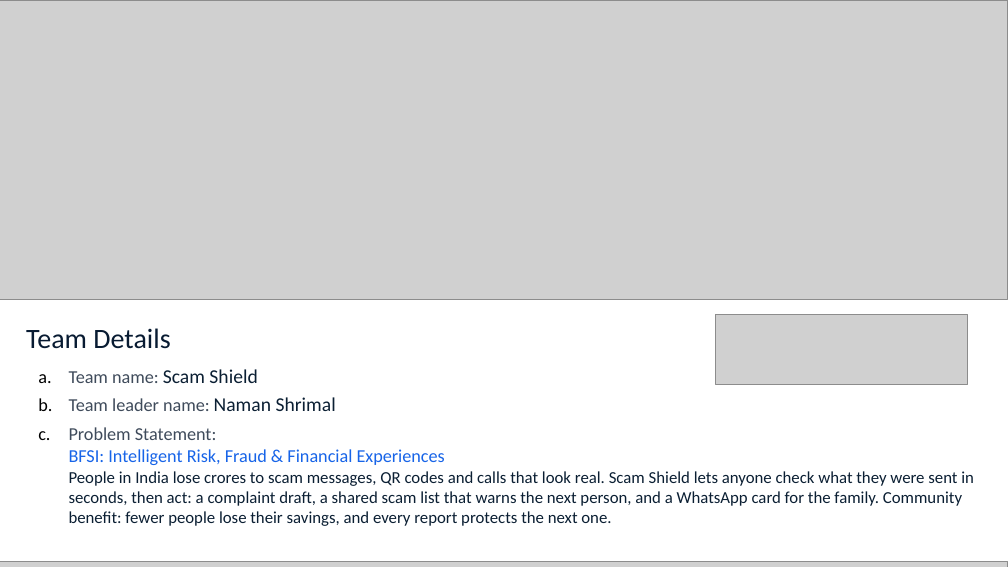
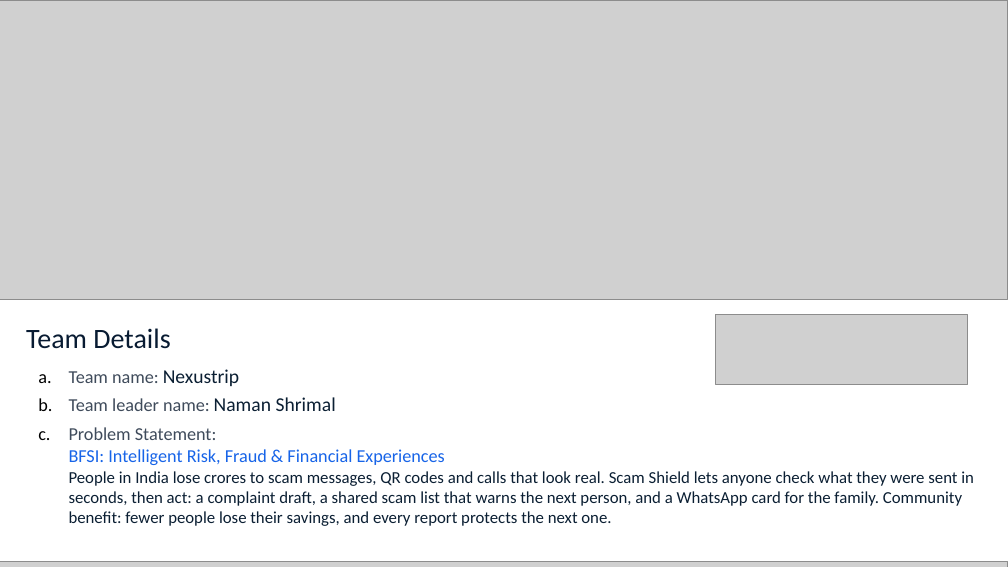
Before and after one commit to Namans12/scam-shield, a slide deck: slide 1 of docs/submission/Scam-Shield-deck.pptx. Drawn at 1008x567 pixels with LibreOffice and Linux fonts; fonts in the diff are those of the drawing; grey boxes stand for pictures. Boxes give left, top, right and bottom in pixels: in the first picture for what was removed or moved away, otherwise in the second. Text is boxed around its words. In the diff, an @@ line names an element or a change of style, - is before the commit and + after.

```diff
--- a/docs/submission/Scam-Shield-deck.pptx
+++ b/docs/submission/Scam-Shield-deck.pptx
@@ text at [69,369,239,386]: text changed; size 14 to 13 pt; text colour #0B1F33 to #3F4B5B @@
-  a. Team name: Scam Shield
+  a. Team name: Nexustrip
```
Also in this commit, not shown: 4 other files.
